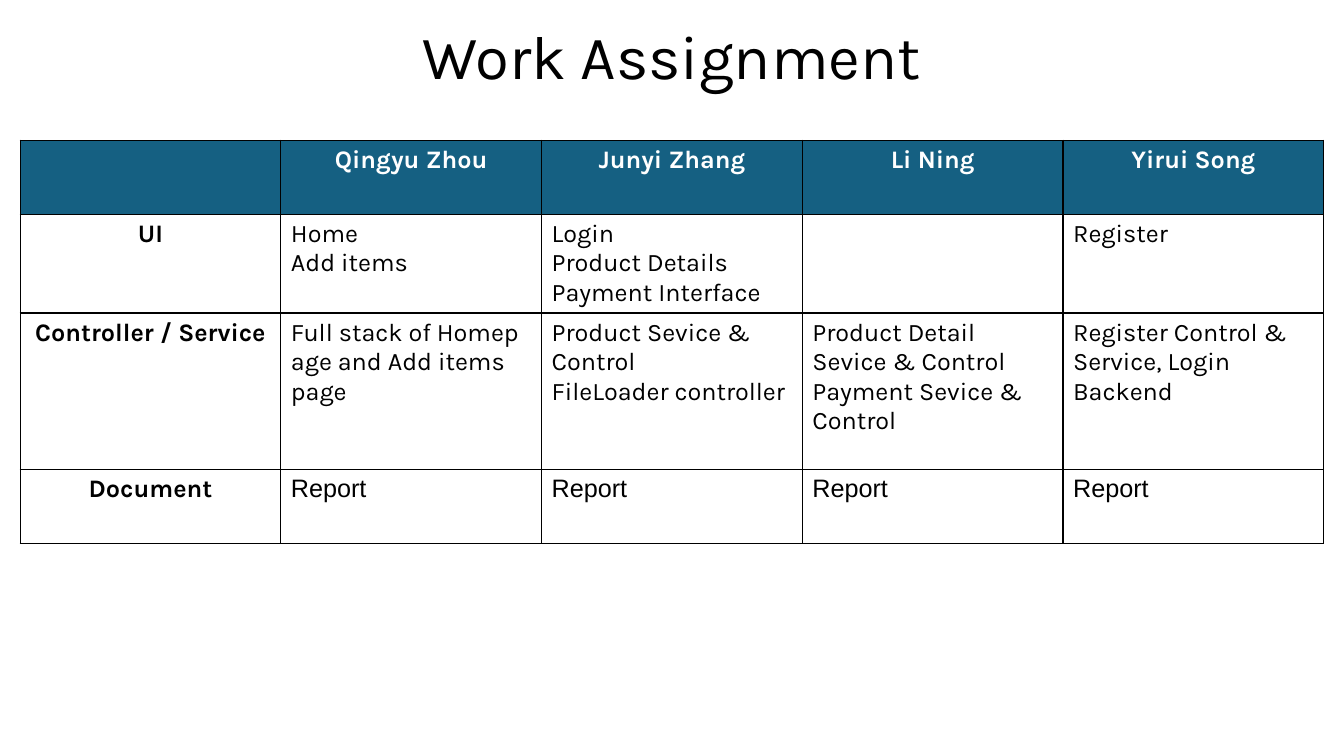
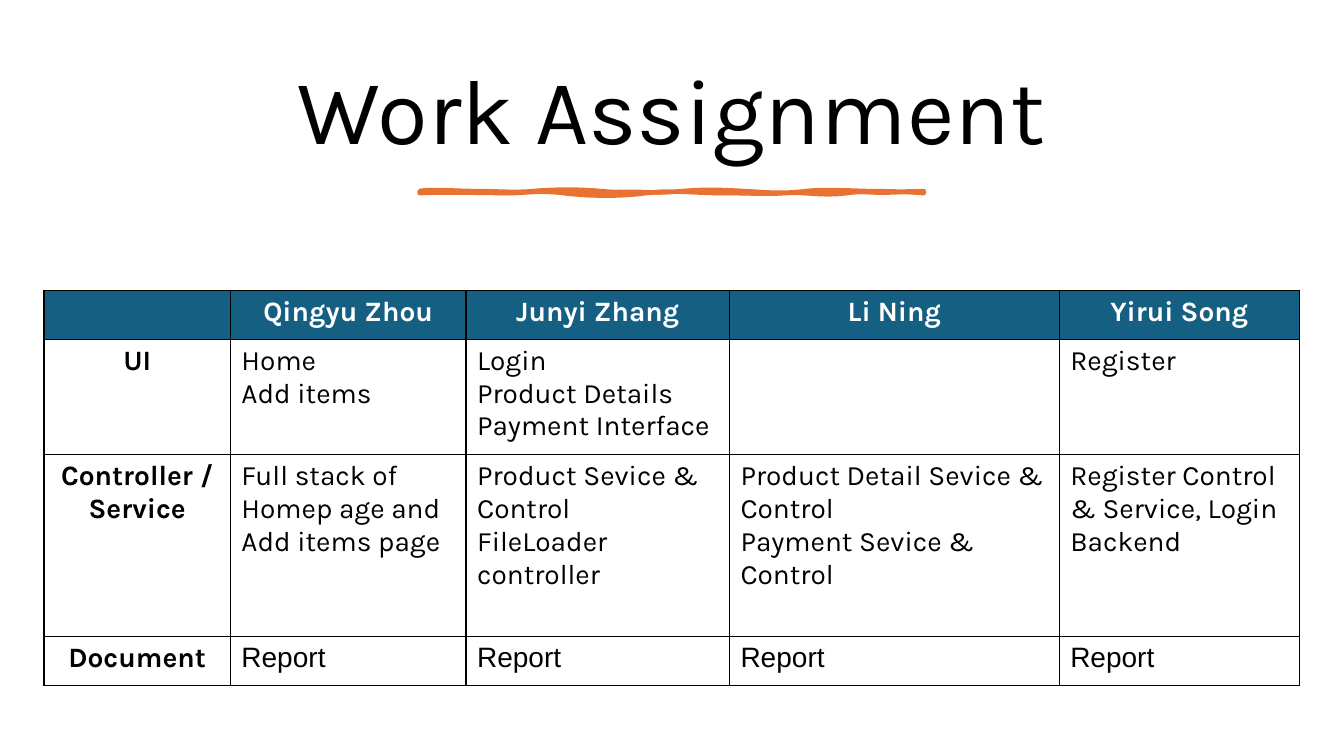
Before and after one commit to Yirui99/HuskyBug, a slide deck: slide 6 of Final Project Presentation Slides.pptx. Drawn at 1344x756 pixels with LibreOffice and Linux fonts; fonts in the diff are those of the drawing. Boxes give left, top, right and bottom in pixels: in the first picture for what was removed or moved away, otherwise in the second. Text is boxed around its words. In the diff, an @@ line names an element or a change of style, - is before the commit and + after.

Commit message:
slides update

```diff
--- a/Final Project Presentation Slides.pptx
+++ b/Final Project Presentation Slides.pptx
@@ title "Work Assignment" moved from (x1=423, y1=36, x2=921, y2=94) to (x1=298, y1=80, x2=1045, y2=166) @@
@@ title "Work Assignment" at (x1=298, y1=80, x2=1045, y2=166): size 44 to 66 pt @@
@@ freeform shape added at (x1=419, y1=192, x2=924, y2=194), fill #E97132, outline #E97132 3.25 pt @@
@@ table at (x1=44, y1=290, x2=1300, y2=686) @@
@@ size 18 to 20 pt @@
@@ table resized from (x1=20, y1=140, x2=1326, y2=551) to (x1=44, y1=290, x2=1300, y2=686) @@
```
Also in this commit, not shown: 1 other slide changed.
